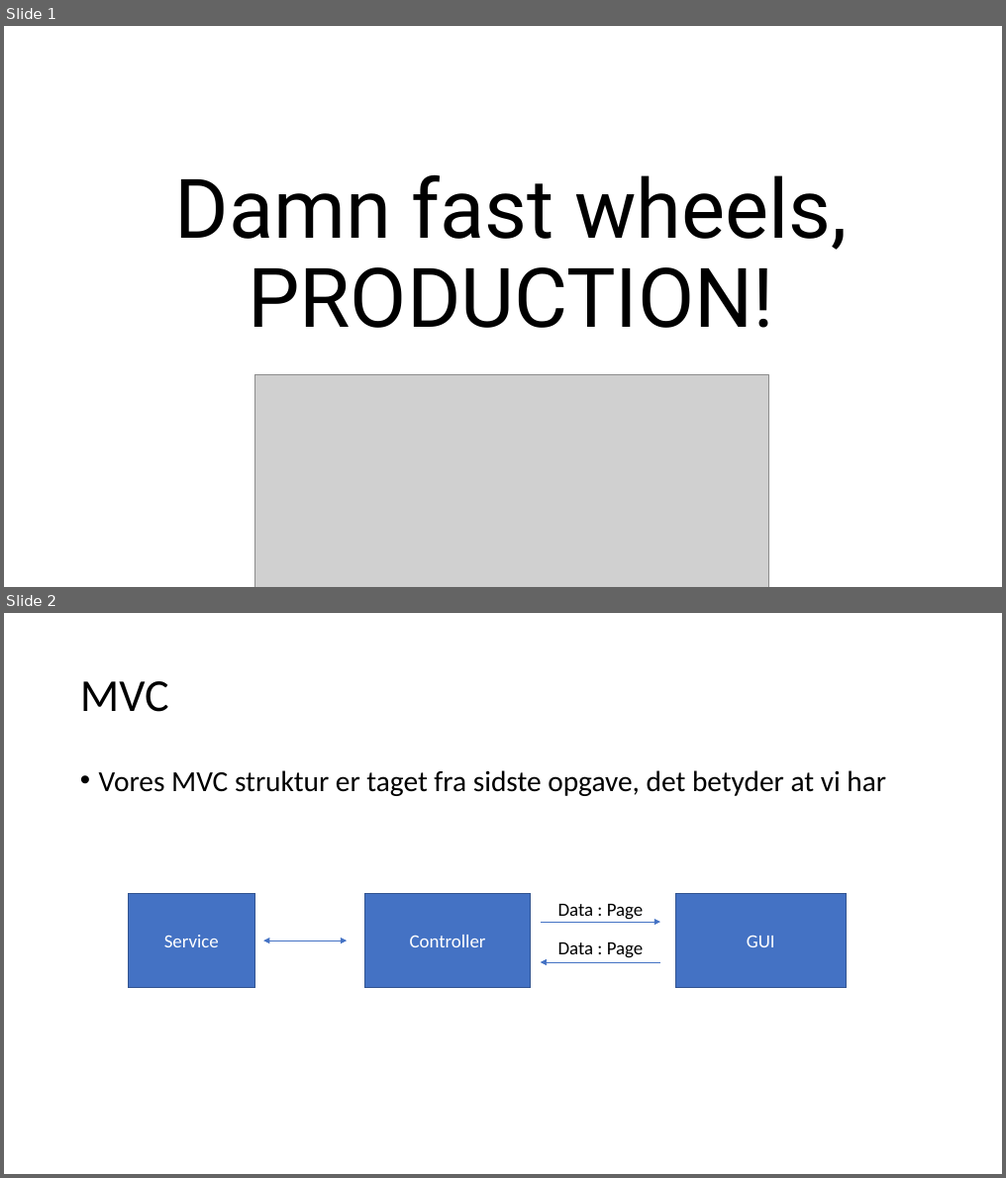
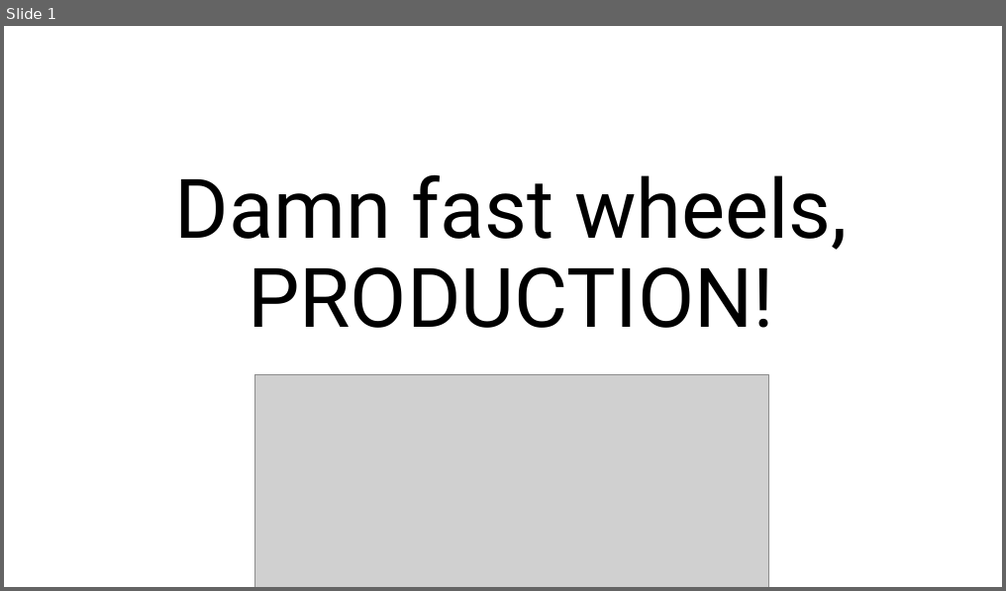
Before and after one commit to mart56p7/carwheel, a slide deck: Damn fast wheels.pptx. Shown one above the other, each under a label of ours: slides 1 and 2 before the commit, slide 1 after it. The pictures are 1006x1178 and 1006x591 pixels, drawn with LibreOffice and Linux fonts; fonts in the diff are those of the drawing; grey boxes stand for pictures. Boxes give left, top, right and bottom in pixels: in the first picture for what was removed or moved away, otherwise in the second. Text is boxed around its words. In the diff, an @@ line names an element or a change of style, - is before the commit and + after.

```diff
--- a/Damn fast wheels.pptx
+++ b/Damn fast wheels.pptx
@@ slide 2 removed at (4, 613, 1002, 1174), background #FFFFFF @@
@@ title removed at (80, 681, 169, 712) @@
-MVC
@@ text removed at (99, 770, 886, 796) @@
-• Vores MVC struktur er taget fra sidste opgave, det betyder at vi har
@@ rectangle removed at (129, 894, 254, 988) @@
-Service
@@ rectangle removed at (365, 894, 531, 988) @@
-Controller
@@ text removed at (558, 904, 644, 920) @@
-Data : Page
@@ rectangle removed at (675, 894, 846, 988) @@
-GUI
@@ arrow removed from (541, 922) to (660, 922) @@
@@ double arrow removed from (263, 941) to (347, 941) @@
@@ arrow removed from (660, 962) to (541, 962) @@
@@ text removed at (558, 943, 644, 959) @@
-Data : Page
```
Also in this commit, not shown: 1 slide changed, 2 slides added, 7 other files.
